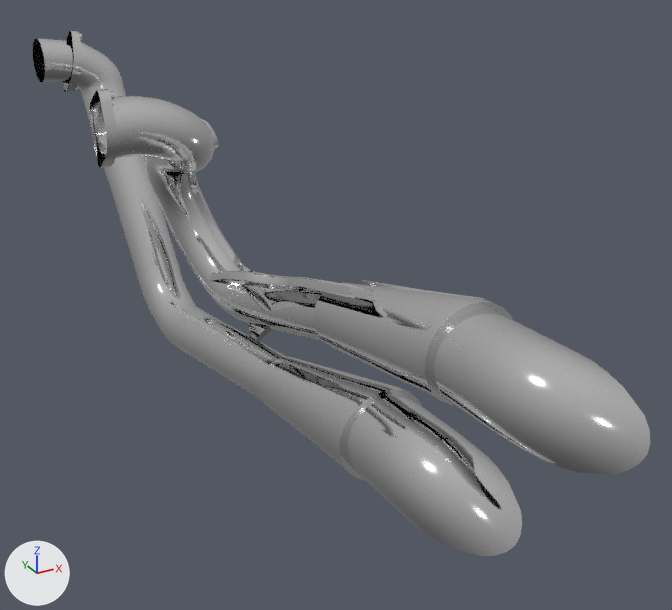
A saved change to the glTF model models/Exhaust_SCORPION_CHR.glb.
Both versions are drawn from a 50 mm lens placed at (-0.218, -1.158, 0.275), pointed at (0.274, -0.264, -0.172). Every picture has the same lights, and +X, +Y and +Z are marked at lower left. The first picture is the older version. Where no turn or scale is listed for an object, it has been applied to the vertices.

Names of what the first picture shows: 'Exhaust_SCORPION_CHR'.
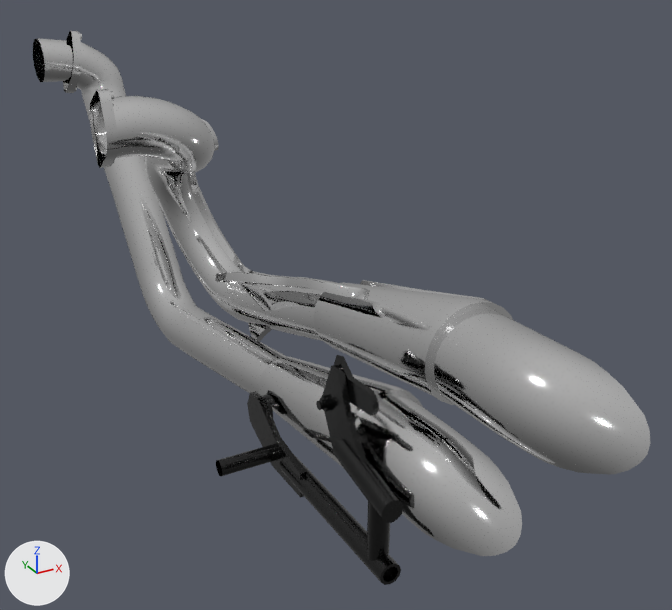
What differs and where, as boxes [x1, y1, x2, y2] in the pictures (672 x 610 px):
'Muffler_Bracket_ScorpionTips', added (black)
    after: [216, 355, 403, 585]

The change, as a list of edits to the scene's bpy script:
```text
Add mat_black_shiny:
    mat_black_shiny = principled_material('Black_Shiny')
    mat_black_shiny.base_color = (0.0, 0.0, 0.0)  # black #000000
    mat_black_shiny.roughness = 0.2
Add me_material_777:
    me_material_777.from_pydata(...)  # 324 vertices, 456 faces; spans x 0.096..0.184, y -0.558..-0.248, z -0.334..-0.136
    me_material_777.materials.append(mat_black_shiny)  # black #000000
Add ob_muffler_bracket_scorpiontips:
    ob_muffler_bracket_scorpiontips = bpy.data.objects.new('Muffler_Bracket_ScorpionTips', me_material_777)
    ob_muffler_bracket_scorpiontips.location = (0.0, 0.0, 0.0)
```
